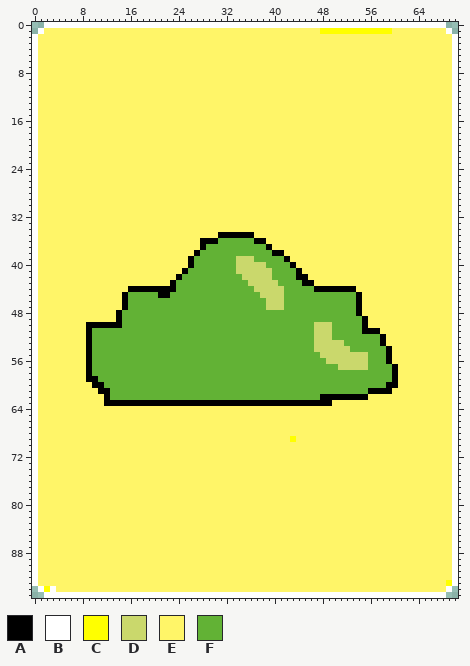
A sprite sheet gets an edit: sprites/spr_rock/f47711d1-3f82-45d1-a151-02582e4cf143.png. That is the earlier state.
The file is 71x96 pixels.
Palette (. is transparent): A #000000  B #ffffff  C #ffff00  D #cad86c  E #fff568  F #62b235
The result:
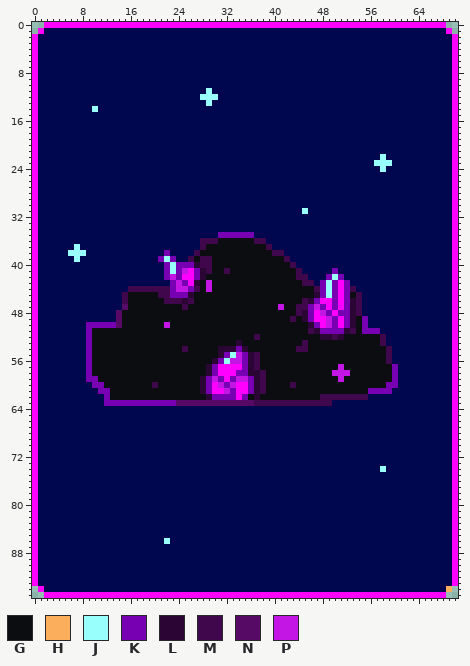
Colours new in this view: G #0c0d11  H #fbaf5d  J #99fffd  K #7600b2  L #2b0533  M #40074c  N #560a66  P #c316e5
Difference:
colour B: #ffffff -> #ff00ff
colour E: #fff568 -> #00074f
Changed rows in their new state; - is a pixel that keeps its letter.
first column x 48:
 1 EEEEEEEEEEEE
first column x 10:
11 -------------------J-
12 ------------------JJJ
13 -------------------J-
14 J--------------------
first column x 57:
22 -J-
23 JJJ
24 -J-
first column x 45:
31 J
first column x 6:
35 -------------------------KKKKKK------------------------
36 ----------------------MMMGGGGGGMM----------------------
37 -J--------------------MGGGGGGGGGGM---------------------
38 JJJ-------------K----MGGGGGGGGGGGGMM-------------------
39 -J-------------KJK--MGMMGGGGGGGGGGGGM------------------
40 ----------------KJKKKLMMGGGGGGGGGGGGGM-----------------
41 ----------------KJKPBKLMGGMGGGGGGGGGGGM-----K----------
42 ----------------KPKBBKLGGGGGGGGGGGGGGGMM---KJK---------
43 -----------------KPKBLGPGGGGGGGGGGGGGGGMM-KJKBK--------
44 ----------MMMMMMMKPPKMGPGGGGGGGGGGGGGGGGGMKJKBKM-------
45 ---------MGGGGGMMKKKLGGGGGGGGGGGGGGGGGGGGLKJKBKGM------
46 ---------MGGGGGGMMMLMGGGGGGGGGGGGGGGGGGMLKBBKBKLM------
47 ---------NGGGGGGGGGMGGGGGGGGGGGGGGGPGGMMKPKBKBKLM------
48 --------NGGGGGGGGGGGGGGGGGGGGGGGGGGGGGMLKBPKBKKLM------
49 --------NGGGGGGGGGGGGGGGGGGGGGGGGGGGGMGLKBBPKBKLGK-----
50 ---KKKKKNGGGGGGGPGGGGGGGGGGGGGGGGGGGGGGGLKBPKBKLGK-----
51 ---KGGGGGGGGGGGGGGGGGGGGGGGGGGGGGGGGGGGGMLKKKKLMGKKK---
52 ---KGGGGGGGGGGGGGGGGGGGGGGGGGGGMGGGGGGGGGGLLMLGGGGGGM--
53 ---KGGGGGGGGGGGGGGGGGGGGGGGGLGGGGGGGGGGMGGGGGGGGGGGGM--
54 ---KGGGGGGGGGGGGGGGMGGGGGLLLKLGGGGGGGGMMGGGGGGGGGGGGGM-
55 ---KGGGGGGGGGGGGGGGGGGGGGLKJPKLMGGGGGGGGGGGGGGGGGGGGGM-
56 ---KGGGGGGGGGGGGGGGGGGGGLKJPPKLMGGGGGGGGGGGGGGGGGGGGGM-
57 ---KGGGGGGGGGGGGGGGGGGGLKBBBBKLMGGGGGGGGGGGGGPGGGGGGGGK
58 ---KGGGGGGGGGGGGGGGGGGGLKBBBKKLLMGGGGGGGGGGGPPPGGGGGGGK
59 ---KKGGGGGGGGGGGGGGGGGLKPKBKPPKLMGGGGGGGGGGGGPGGGGGGGGK
60 ----KKGGGGGGGGMGGGGGGGLKBPKPBBKLMGGGGMGGGGGGGGGGGGGGGKK
61 -----KKGGGGGGGGGGGGGGGLKBBPKBBKLMGGGGGGGGGGGGGGGGGKKKK-
62 ------KGGGGGGGGGGGGGGGGLKKKKBKGLGGGGGGGGGGMMMMMMMM-----
63 ------KKKKKKKKKKKKNNNNNNNNNNNNNMMMMMMMMMMMMM-----------
first column x 43:
69 E
first column x 58:
74 J
first column x 22:
86 J
first column x 2:
93 -------------------------------------------------------------------E
94 EE-----------------------------------------------------------------H
